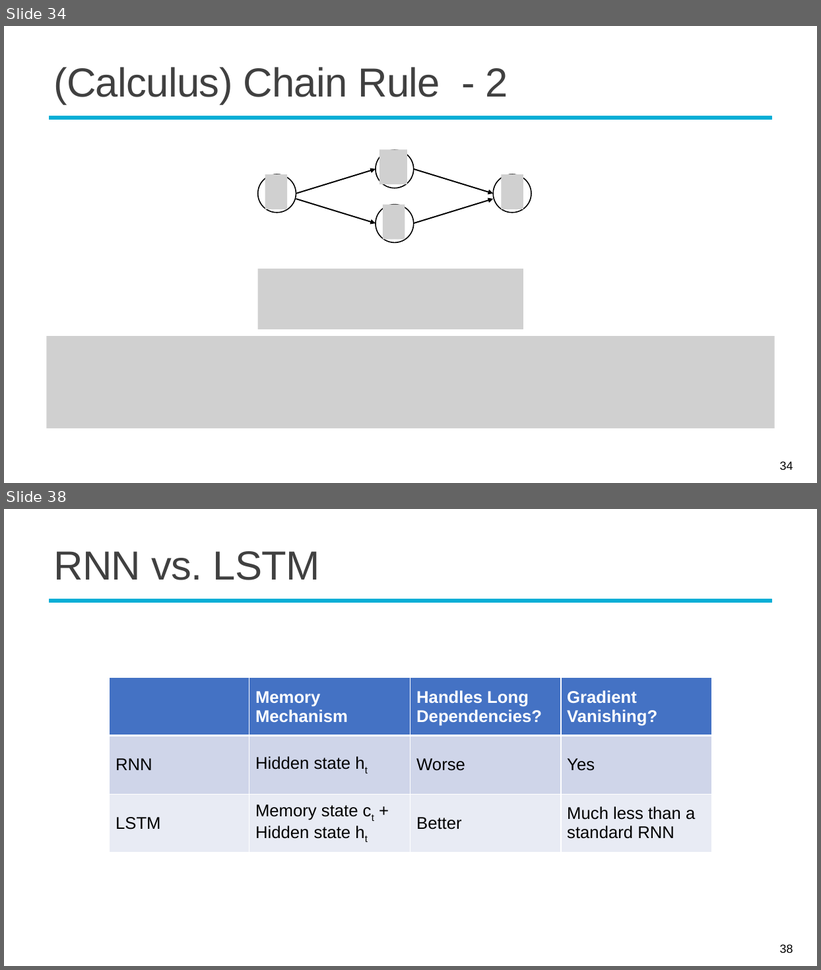
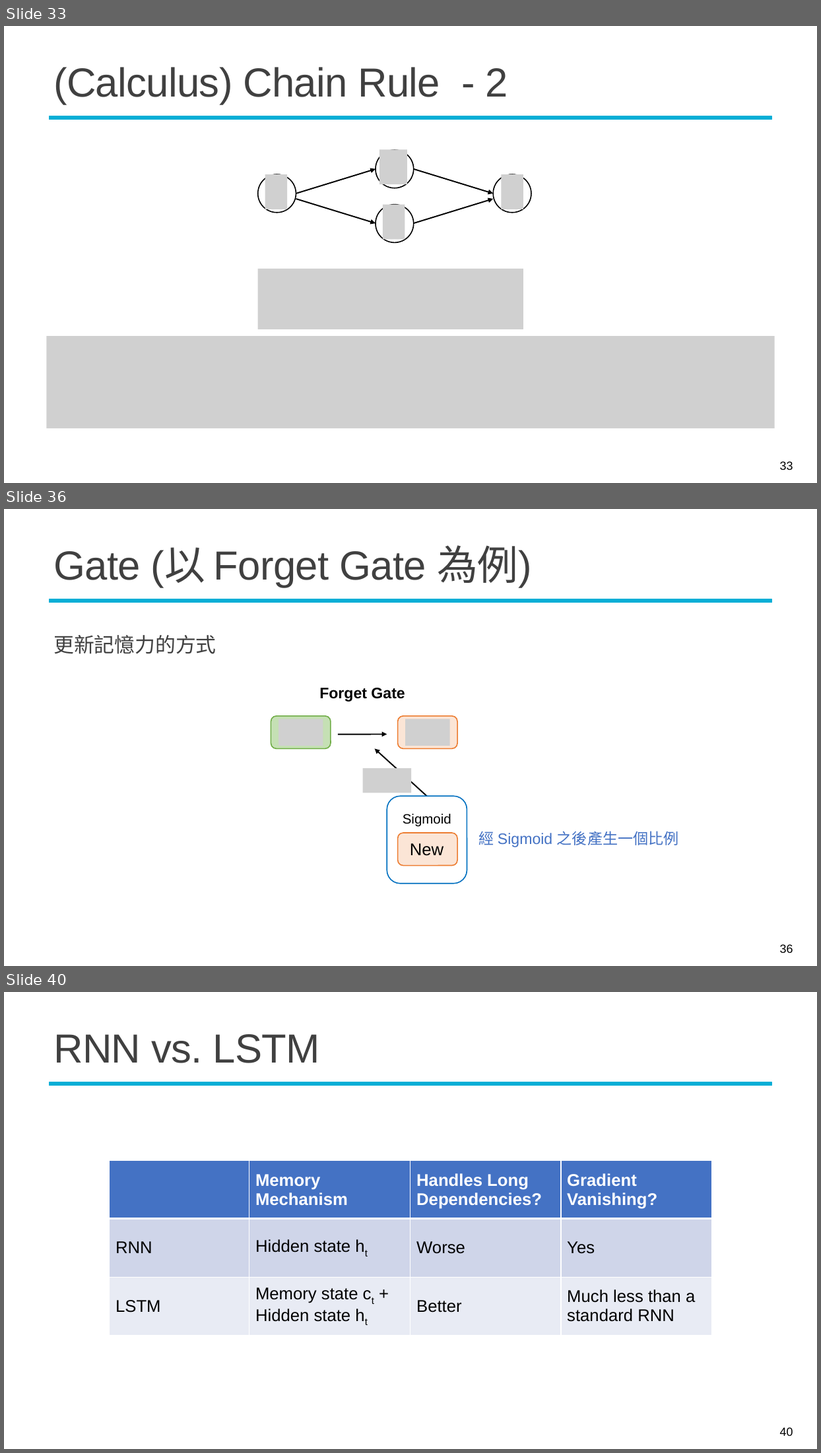
Before and after one commit to mcps5601/CGUDL_2025_fall, a slide deck: slides/rnn_1022.pptx. Shown one above the other, each under a label of ours: slides 34 and 38 before the commit, slides 33, 36 and 40 after it; the slides between them are not shown. The pictures are 821x970 and 821x1453 pixels, drawn with LibreOffice and Linux fonts; fonts in the diff are those of the drawing; grey boxes stand for pictures; background and template pictures are left out. Boxes give left, top, right and bottom in pixels: in the first picture for what was removed or moved away, otherwise in the second. Text is boxed around its words. In the diff, an @@ line names an element or a change of style, - is before the commit and + after.

```diff
--- a/slides/rnn_1022.pptx
+++ b/slides/rnn_1022.pptx
@@ slide 36 added at box(4, 509, 817, 966), background #FFFFFF; not listed: 1 template element that a slide beside it also shows @@
@@ title added at box(54, 545, 531, 588), 48 pt, text #404040 @@
+Gate (以 Forget Gate 為例)
@@ text added at box(54, 635, 216, 654), 24 pt, text #404040 @@
+  更新記憶力的方式
@@ text added at box(319, 688, 405, 702), 18 pt, text #000000, bold @@
+Forget Gate
@@ rounded rectangle added at box(271, 716, 331, 749), fill #C5E0B4, outline #70AD47 1.25 pt @@
@@ picture added at box(279, 720, 323, 747) @@
@@ rounded rectangle added at box(398, 716, 458, 749), fill #FBE5D6, outline #ED7D31 1.25 pt @@
@@ picture added at box(405, 720, 450, 747) @@
@@ arrow added from (338, 735) to (387, 735), #000000 1.5 pt @@
@@ arrow added from (426, 796) to (375, 749), #000000 1.5 pt @@
@@ picture added at box(362, 769, 411, 793) @@
@@ rounded rectangle added at box(387, 796, 467, 883), outline #0070C0 1.25 pt @@
@@ text added at box(403, 814, 451, 827), 16 pt, text #000000 @@
+Sigmoid
@@ rounded rectangle added at box(398, 833, 458, 866), fill #FBE5D6, outline #ED7D31 1.25 pt @@
@@ text added at box(410, 844, 444, 856), 20 pt, text #000000 @@
+New
@@ text added at box(479, 831, 679, 848), 18 pt, text #4472C4 @@
+經 Sigmoid 之後產生一個比例
@@ page number added at box(780, 945, 793, 953), 14 pt, text #000000 @@
+36
@@ what was slide 34 is now slide 33 @@
@@ page number at box(780, 462, 793, 470): text changed @@
-34
+33
@@ what was slide 38 is now slide 40 @@
@@ page number at box(780, 1428, 793, 1436): text changed @@
-38
+40
```
Also in this commit, not shown: 9 slides changed, 2 other slides added, 2 slides removed, 1 other file.
